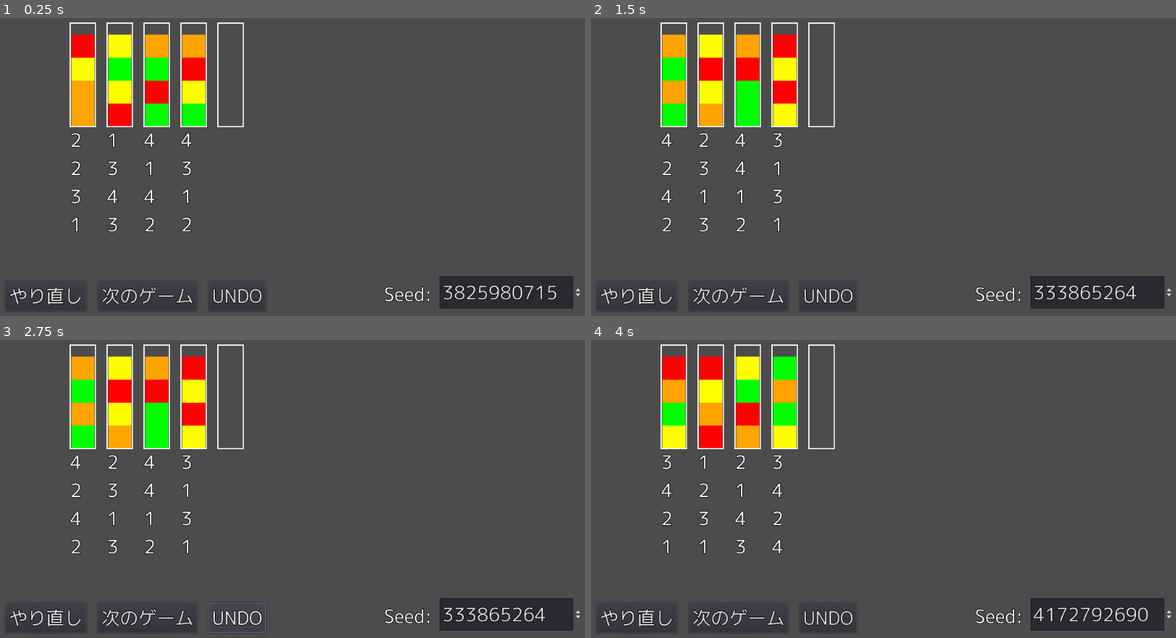
Above: before the commit, frames 1-4 (two rows, left to right).
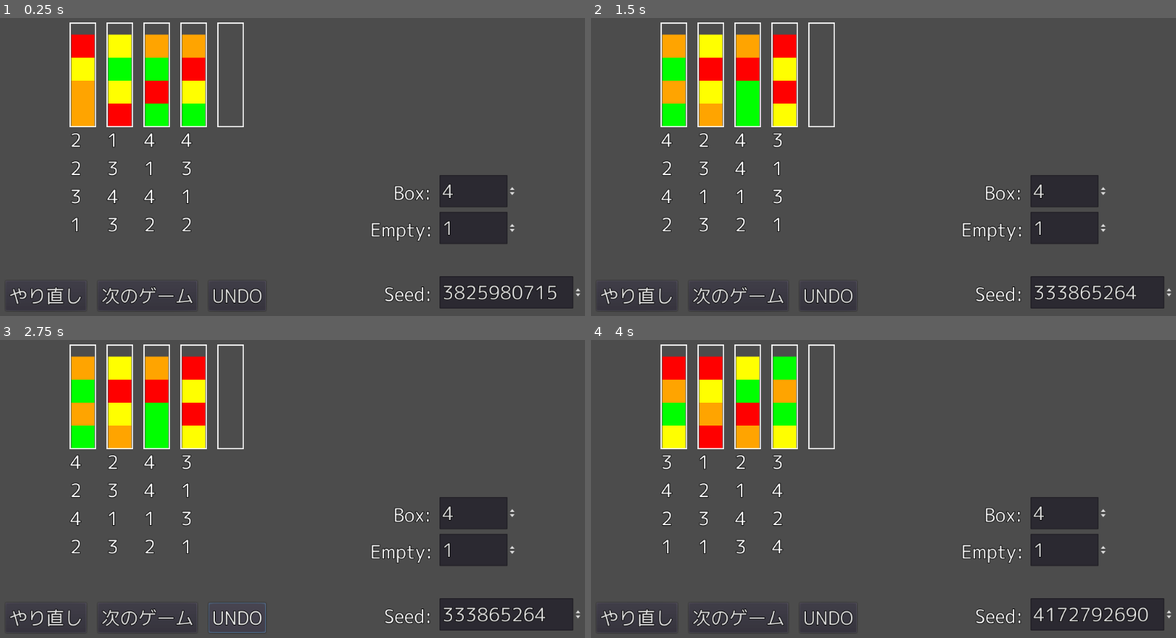
Above: after the commit, the same moments.

Repository: syun77/gd_sortpuzzle
Game: Godot game, scene res://Main.tscn
Two runs of this game, one before a commit and one after it. Both use one fixed random seed, a clock stepped at 60 frames per second and the inputs below.
Inputs:
- Up to frame 1 (0.25 s): no input
- Up to frame 2 (1.5 s): click "やり直し" at 0.5 s; click "次のゲーム" at 1.25 s
- Up to frame 3 (2.75 s): click "UNDO" at 2 s
- Up to frame 4 (4 s): click "やり直し" at 2.75 s; click "次のゲーム" at 3.5 s

The runs differ from the first frame. In frame 1, 2.8% of the frame differs, in the area x 63-89%, y 52-76%; in frame 2, 2.8%; in frame 3, 2.8%; in frame 4, 2.8%.

Commit message:
箱の数を設定できるようにした

Diff:
--- a/Main.gd
+++ b/Main.gd
@@ -18,6 +18,8 @@
 # onready.
 # -------------------------------------------
 onready var _spinbox_seed = $UILayer/LabelSeed/SpinBox
+onready var _spinbox_boxnum = $UILayer/LabelBox/SpinBox
+onready var _spinbox_emptynum = $UILayer/LabelEmpty/SpinBox
 onready var _label_step = $UILayer/LabelStep
 onready var _btn_undo = $UILayer/ButtonUndo
 onready var _label_caption = $UILayer/LabelCaption
@@ -35,6 +37,10 @@
 
 ## 開始.
 func _ready() -> void:
+	# UIに反映.
+	_spinbox_boxnum.value = WaterCommon.box_num
+	_spinbox_emptynum.value	= WaterCommon.empty_num
+
 	ReplayMgr.reset()
 	WaterCommon.new_game_rnd() # 乱数を初期化.
 	# シード値を入れる.
@@ -66,12 +72,15 @@
 func _create() -> bool:
 	var ret = false # クリア可能かどうか.
 
+	var box_num = _spinbox_boxnum.value
+	var empty_num = _spinbox_emptynum.value
+
 	# リトライ回数.
 	var cnt_retry = 10
 	for _i in range(cnt_retry):
 		# 問題を生成.
 		print("問題を生成:%d"%(_i+1))
-		WaterLogic.create(4, 1)
+		WaterLogic.create(box_num, empty_num)
 		# クリア可能かどうか判定。内部でリプレイデータを使う
 		#if true:
 		if WaterLogic.can_resolve():
@@ -171,6 +180,9 @@
 	_label_step.visible = (cnt_undo > 0)
 	_label_step.text = "Step:%d"%cnt_undo
 
+	WaterCommon.box_num = _spinbox_boxnum.value
+	WaterCommon.empty_num = _spinbox_emptynum.value
+
 # ----------------------------------------
 # signals.
 # ----------------------------------------
--- a/Main.tscn
+++ b/Main.tscn
@@ -39,6 +39,40 @@
 margin_bottom = 48.0
 max_value = 1e+10
 
+[node name="LabelBox" type="Label" parent="UILayer"]
+margin_left = 688.0
+margin_top = 336.0
+margin_right = 940.0
+margin_bottom = 382.0
+theme = ExtResource( 2 )
+text = "Box:"
+
+[node name="SpinBox" type="SpinBox" parent="UILayer/LabelBox"]
+margin_left = 80.0
+margin_top = -8.0
+margin_right = 214.0
+margin_bottom = 48.0
+min_value = 3.0
+max_value = 7.0
+value = 3.0
+
+[node name="LabelEmpty" type="Label" parent="UILayer"]
+margin_left = 648.0
+margin_top = 400.0
+margin_right = 900.0
+margin_bottom = 446.0
+theme = ExtResource( 2 )
+text = "Empty:"
+
+[node name="SpinBox" type="SpinBox" parent="UILayer/LabelEmpty"]
+margin_left = 120.0
+margin_top = -8.0
+margin_right = 254.0
+margin_bottom = 48.0
+min_value = 1.0
+max_value = 2.0
+value = 1.0
+
 [node name="LabelStep" type="Label" parent="UILayer"]
 margin_left = 672.0
 margin_top = 456.0
--- a/WaterCommon.gd
+++ b/WaterCommon.gd
@@ -35,6 +35,8 @@
 # -----------------------------------------
 var _seed:int = 0
 var _is_reset_game = true # ゲームをリセットするかどうか.
+var box_num:int = 4
+var empty_num:int = 1
 
 # -----------------------------------------
 # public functions.
